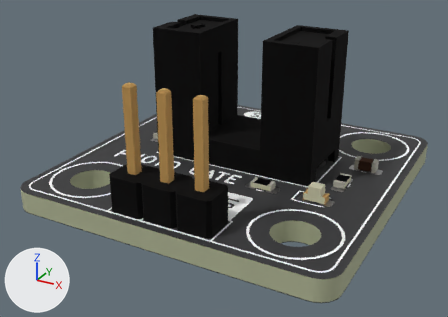
Renders of the glTF model assets/img/kit/s28.glb from each side of a commit.
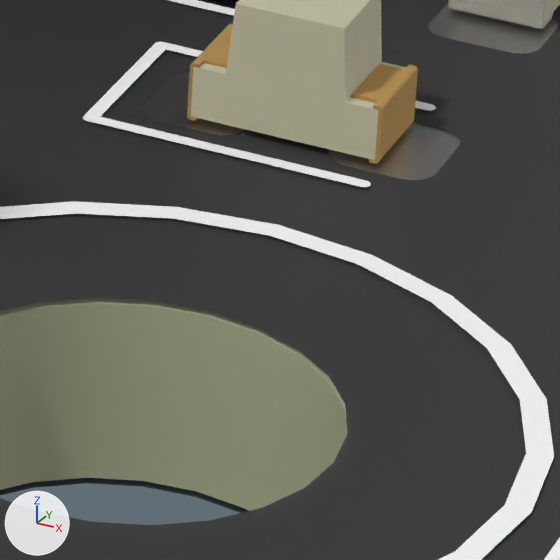
The first picture shows the older version from a 50 mm lens placed at (0.1322, -0.1513, 0.0212), pointed at (0.1113, -0.1132, 0.0021). The close-ups show the older and then the newer version on the part from 63% to 77% of the width and 59% to 79% of the height of that picture. Only the edits that show in the close-ups are written down. The axes (+X, +Y, +Z) are drawn at lower left. The lights are the same throughout. Where no turn or scale is listed for an object, it has been applied to the vertices. Vertices at exactly the same position are counted once.

The older version as bpy lines, for what is in view:
```python
me_photo_interrupter_pad = bpy.data.meshes.new('photo-interrupter_pad')
me_photo_interrupter_pad.from_pydata(...)  # 2240 vertices, 5112 faces; spans x 0.1033..0.1222, y -0.1229..-0.1083, z 0.0..0.0016
me_photo_interrupter_pad.materials.append(mat_mat_7)  # grey #bcbcbc
me_photo_interrupter_silkscreen = bpy.data.meshes.new('photo-interrupter_silkscreen')
me_photo_interrupter_silkscreen.from_pydata(...)  # 2123 vertices, 2105 faces; spans x 0.1005..0.1235, y -0.1235..-0.1005, z 0.0016
me_photo_interrupter_silkscreen.materials.append(mat_mat_8)  # white #fbfbfb
me_photo_interrupter_soldermask = bpy.data.meshes.new('photo-interrupter_soldermask')
me_photo_interrupter_soldermask.from_pydata(...)  # 584 vertices, 624 faces; spans x 0.1..0.124, y -0.124..-0.1, z 0.0016
me_photo_interrupter_soldermask.materials.append(mat_mat_10)  # dark grey #343437
ob_0_1_1_10 = bpy.data.objects.new('=>[0:1:1:10]', me_photo_interrupter_soldermask)
ob_0_1_1_10.location = (0.0, 0.0, 0.0)
ob_0_1_1_7 = bpy.data.objects.new('=>[0:1:1:7]', me_photo_interrupter_pad)
ob_0_1_1_7.location = (0.0, 0.0, 0.0)
ob_0_1_1_8 = bpy.data.objects.new('=>[0:1:1:8]', me_photo_interrupter_silkscreen)
ob_0_1_1_8.location = (0.0, 0.0, 0.0)
# also in view: 'D1' at (0.1195, -0.1153, 0.0021); '=>[0:1:1:12]' at (0.112, -0.112, 0.0008); '=>[0:1:1:11]' at (0.112, -0.112, 0.0); 'R3' at (0.1203, -0.112, 0.0018)
```
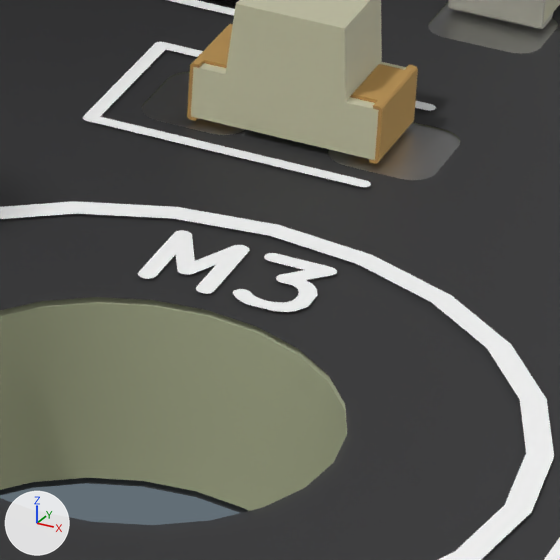
Location of each change, [x1, y1, x2, y2] in pixels of the close-ups (560 x 560 px):
part 1 of me_photo_interrupter_silkscreen, added: after [233, 253, 337, 312]
part 2 of me_photo_interrupter_silkscreen, added: after [138, 230, 250, 294]

Edits to the bpy script that builds the scene:
```text
Change me_photo_interrupter_silkscreen:
    used by ob_0_1_1_8; location = (0.0, 0.0, 0.0)
    remove me_photo_interrupter_silkscreen.from_pydata(...)  # 2123 vertices, 2105 faces; spans x 0.1005..0.1235, y -0.1235..-0.1005, z 0.0016
    add me_photo_interrupter_silkscreen.from_pydata(...)  # 2683 vertices, 2649 faces; spans x 0.1005..0.1235, y -0.1235..-0.1005, z 0.0016
    me_photo_interrupter_silkscreen part 1: a new loose piece of 75 vertices spanning x 0.1201..0.1207, y -0.1182..-0.1174, z 0.0016, in mat_mat_8 (white #fbfbfb)
    me_photo_interrupter_silkscreen part 2: a new loose piece of 65 vertices spanning x 0.1193..0.12, y -0.1182..-0.1174, z 0.0016, in mat_mat_8 (white #fbfbfb)
    other edits to the shape of me_photo_interrupter_silkscreen do not show in these pictures
```
